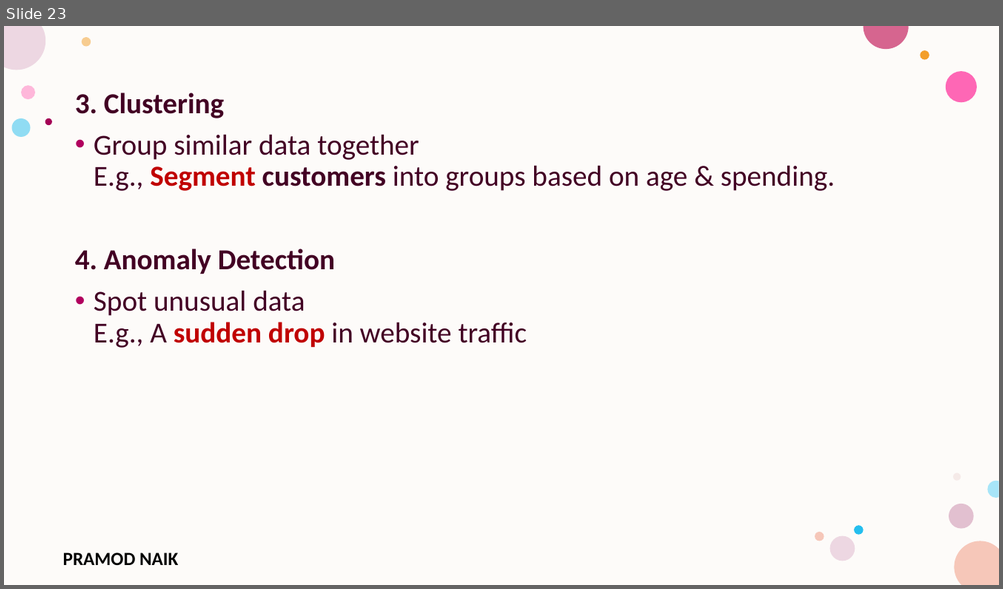
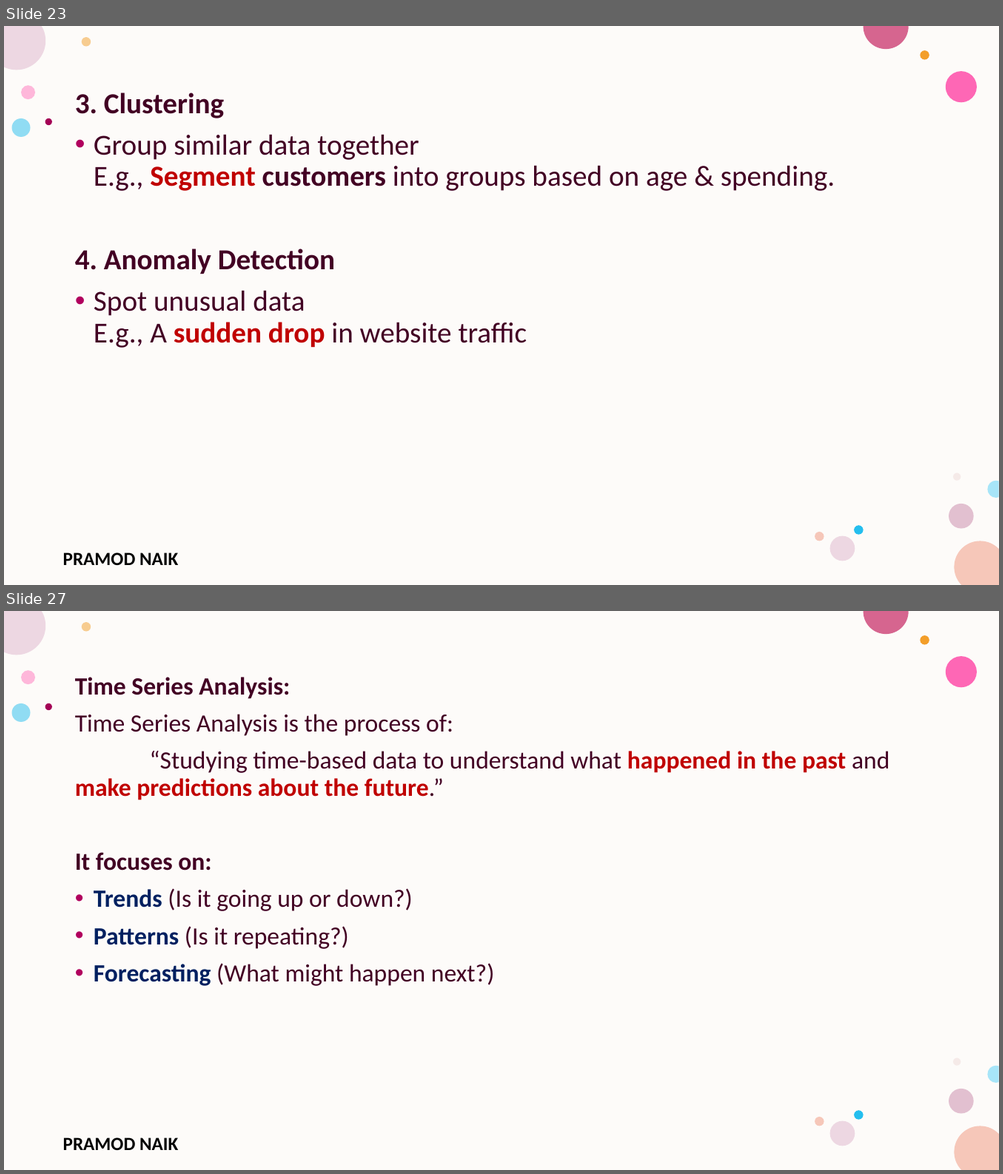
Before and after one commit to PRAMODNAIK-DEV/MCA-2nd-Sem-ML-Data-Analytics-Shridevi-College, a slide deck: Theory Class-Notes/Unit-5 Data Analytics and Real-World Applications.pptx. Shown one above the other, each under a label of ours: slide 23 before the commit, slides 23 and 27 after it; the slides between them are not shown. The pictures are 1003x589 and 1003x1174 pixels, drawn with LibreOffice and Linux fonts; fonts in the diff are those of the drawing; background and template pictures are left out. Boxes give left, top, right and bottom in pixels: in the first picture for what was removed or moved away, otherwise in the second. Text is boxed around its words. In the diff, an @@ line names an element or a change of style, - is before the commit and + after.

```diff
--- a/Theory Class-Notes/Unit-5 Data Analytics and Real-World Applications.pptx
+++ b/Theory Class-Notes/Unit-5 Data Analytics and Real-World Applications.pptx
@@ slide 27 added at [4,611,999,1170], background #FFFFFF; not listed: 17 template elements that a slide beside it also shows @@
@@ text added at [75,677,889,986], 24 pt, text #420023 @@
+Time Series Analysis:
+Time Series Analysis is the process of:
+“Studying time-based data to understand what happened in the past and make predictions about the future.”
+It focuses on:
+• Trends (Is it going up or down?)
+• Patterns (Is it repeating?)
+• Forecasting (What might happen next?)
```
Also in this commit, not shown: 3 slides changed, 22 other slides added, 6 slides removed, 1 other file.
